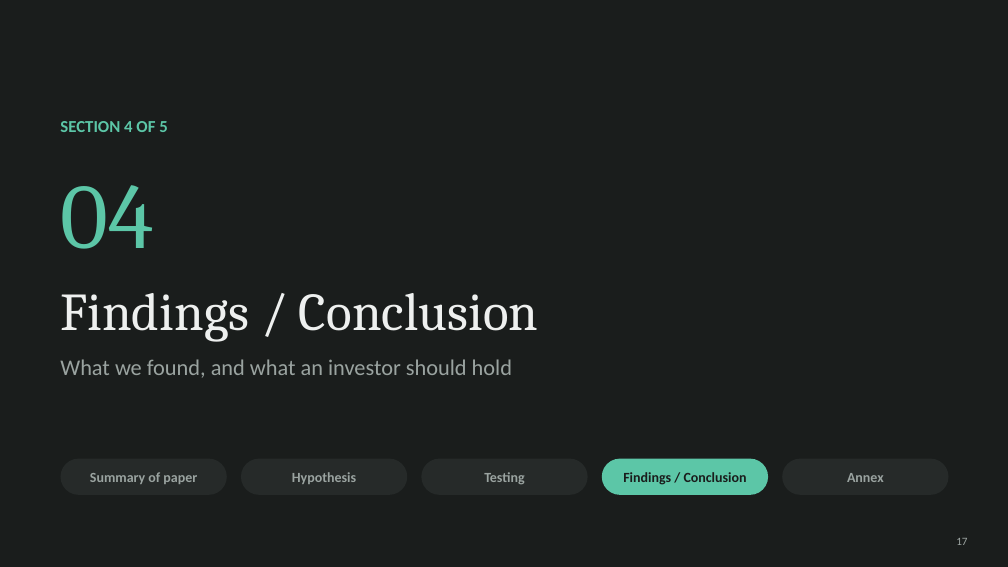
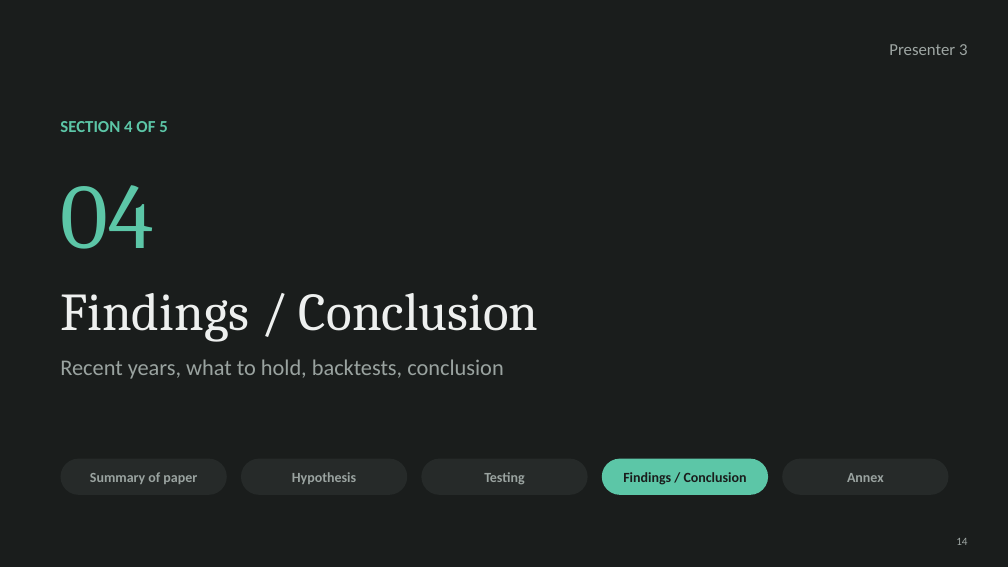
Before and after one commit to cyee02/MQF, a slide deck: slide 14 of QF600/Final Assignment/04 - Presentation Slides Group 6.pptx (slide 18 before the commit). Drawn at 1008x567 pixels with LibreOffice and Linux fonts; fonts in the diff are those of the drawing. Boxes give left, top, right and bottom in pixels: in the first picture for what was removed or moved away, otherwise in the second. Text is boxed around its words. In the diff, an @@ line names an element or a change of style, - is before the commit and + after.

```diff
--- a/QF600/Final Assignment/04 - Presentation Slides Group 6.pptx
+++ b/QF600/Final Assignment/04 - Presentation Slides Group 6.pptx
@@ text added at (889, 44, 967, 55), 12 pt, text #9EA6A3 @@
+Presenter 3
@@ text at (60, 359, 503, 379): text changed @@
-What we found, and what an investor should hold
+Recent years, what to hold, backtests, conclusion
@@ text at (956, 538, 967, 545): text changed @@
-17
+14
```
Also in this commit, not shown: 23 other slides changed, 7 other files.
